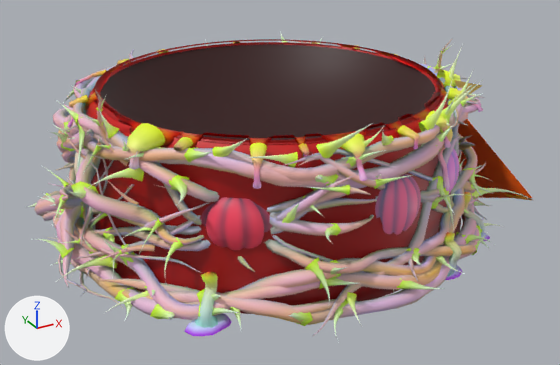
The glTF model assets-full/fall/base-fall.glb as it was, and as the next commit left it.
Before and after are seen from a 50 mm camera at (-94.8, -178.7, 97.9) aimed at (0.4, -5.8, 11.4). The lights are fixed; the arrows at lower left show +X, +Y and +Z. The first picture is the older version. Vertices at exactly the same position are counted once.

In view in the first picture: 'iron', 'pumpkin', 'wax', 'web'.
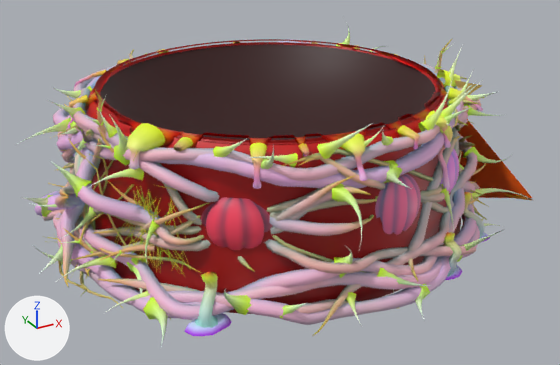
Boxes [x1, y1, x2, y2] around the edits, measured in the pictures (560 x 365 px):
'iron', reshaped: before [26, 32, 533, 340]; after [17, 22, 533, 346]
part 1 of me_iron, rebuilt (not visible before): after [29, 203, 57, 207]
part 2 of me_iron, rebuilt: before [150, 304, 175, 320]; after [143, 297, 168, 346]
part 3 of me_iron, deleted: before [26, 32, 495, 332]
part 4 of me_iron, built on: before [37, 47, 533, 340]; after [17, 22, 533, 326]
part 5 of me_iron, recoloured: [34, 38, 487, 336] in both

What the commit changed:
me_iron is used by ob_iron; location (0.0, 0.0, 0.0).
me_iron had 30402 vertices, 56942 faces and spanned x -67.7..73.6, y -66.1..63.9, z -0.6..49.1.
me_iron now has 29148 vertices, 54874 faces and spans x -67.7..73.6, y -64.9..62.9, z -1.8..49.1.
me_iron part 1: the loose piece of 42 vertices spanning x -58.2..-48.1, y 8.1..14.8, z 8.3..13.5 is rebuilt with 42 vertices and now spans x -64.2..-49.7, y 9.3..13.3, z 8.9..13.1.
me_iron part 2: the loose piece of 42 vertices spanning x -49.5..-42.5, y -45.6..-35.3, z -0.5..6.1 is rebuilt with 42 vertices and now spans x -50.5..-43.7, y -44.8..-34.2, z -1.8..4.7.
me_iron part 3: 101 loose pieces with 3836 vertices, spanning x -63.6..66.0, y -66.1..63.9, z -0.5..41.0, are deleted.
me_iron part 4: 34 vertices moved within x -56.1..61.2, y -57.0..-6.4, z 1.8..44.4; 1744 vertices removed from x -67.7..69.1, y -63.6..24.6, z 0.0..46.9; 4326 vertices added at x -67.7..69.1, y -64.9..61.3, z -0.9..46.8.
me_iron part 5: 36917 kept faces spanning x -63.0..73.6, y -60.3..62.9, z -0.3..48.5 get new vertex colours.
